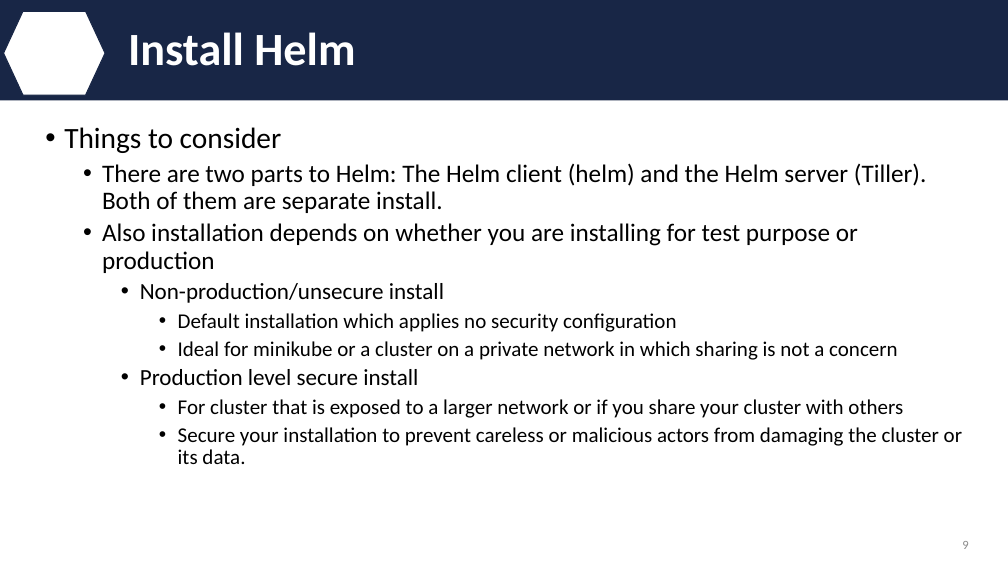
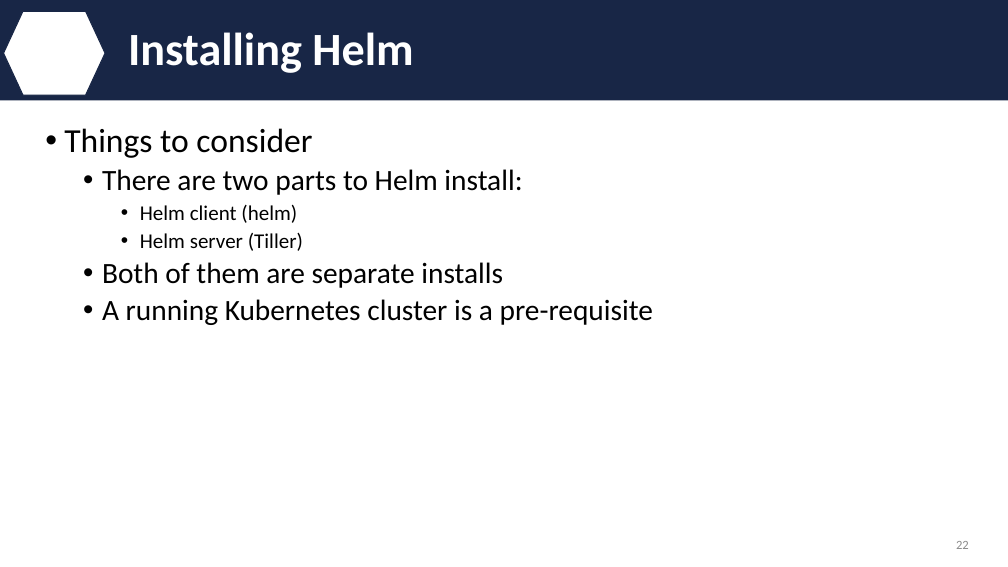
Before and after one commit to IBM/helm101, a slide deck: slide 22 of presentation/Helm.pptx (slide 9 before the commit). Drawn at 1008x567 pixels with LibreOffice and Linux fonts; fonts in the diff are those of the drawing; background and template pictures are left out. Boxes give left, top, right and bottom in pixels: in the first picture for what was removed or moved away, otherwise in the second. Text is boxed around its words. In the diff, an @@ line names an element or a change of style, - is before the commit and + after.

Commit message:
Updated presentation deck
Deck with a different flow and added content for Helm V3 changes.

```diff
--- a/presentation/Helm.pptx
+++ b/presentation/Helm.pptx
@@ title at <box>128,32,413,73</box>: text changed @@
-Install Helm
+Installing Helm
@@ text at <box>64,128,312,158</box>: size 28 to 32 pt in "Things to consider" @@
@@ text at <box>102,169,653,325</box>: text changed; size 20 to 28 pt @@
-  • There are two parts to Helm: The Helm client (helm) and the Helm server (Tiller). Both of them are separate install.
-  • Also installation depends on whether you are installing for test purpose or production
-    • Non-production/unsecure install
-      • Default installation which applies no security configuration
-      • Ideal for minikube or a cluster on a private network in which sharing is not a concern
-    • Production level secure install
-      • For cluster that is exposed to a larger network or if you share your cluster with others
-      • Secure your installation to prevent careless or malicious actors from damaging the cluster or its data.
+  • There are two parts to Helm install:
+    • Helm client (helm)
+    • Helm server (Tiller)
+  • Both of them are separate installs
+  • A running Kubernetes cluster is a pre-requisite
@@ page number at <box>956,541,969,549</box>: text changed @@
-9
+22
```
Also in this commit, not shown: 15 other slides changed, 28 slides added, 2 slides removed.
